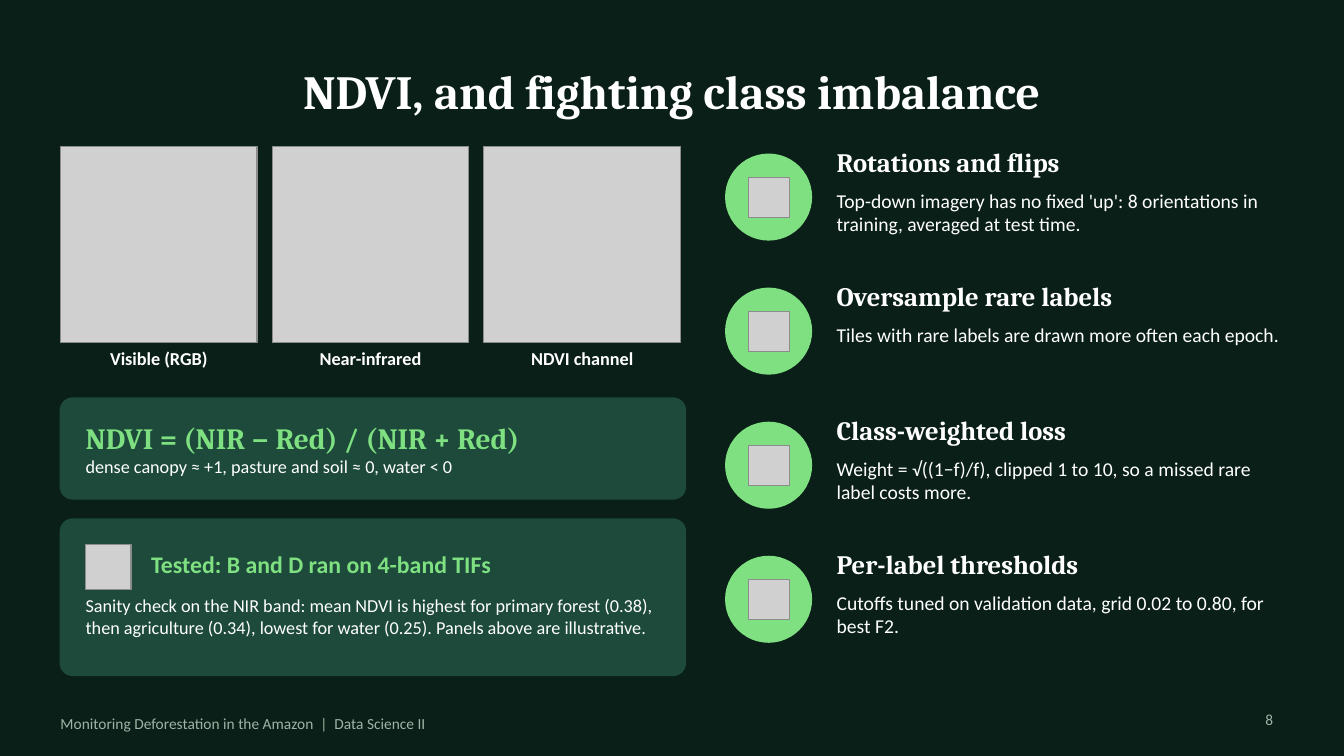
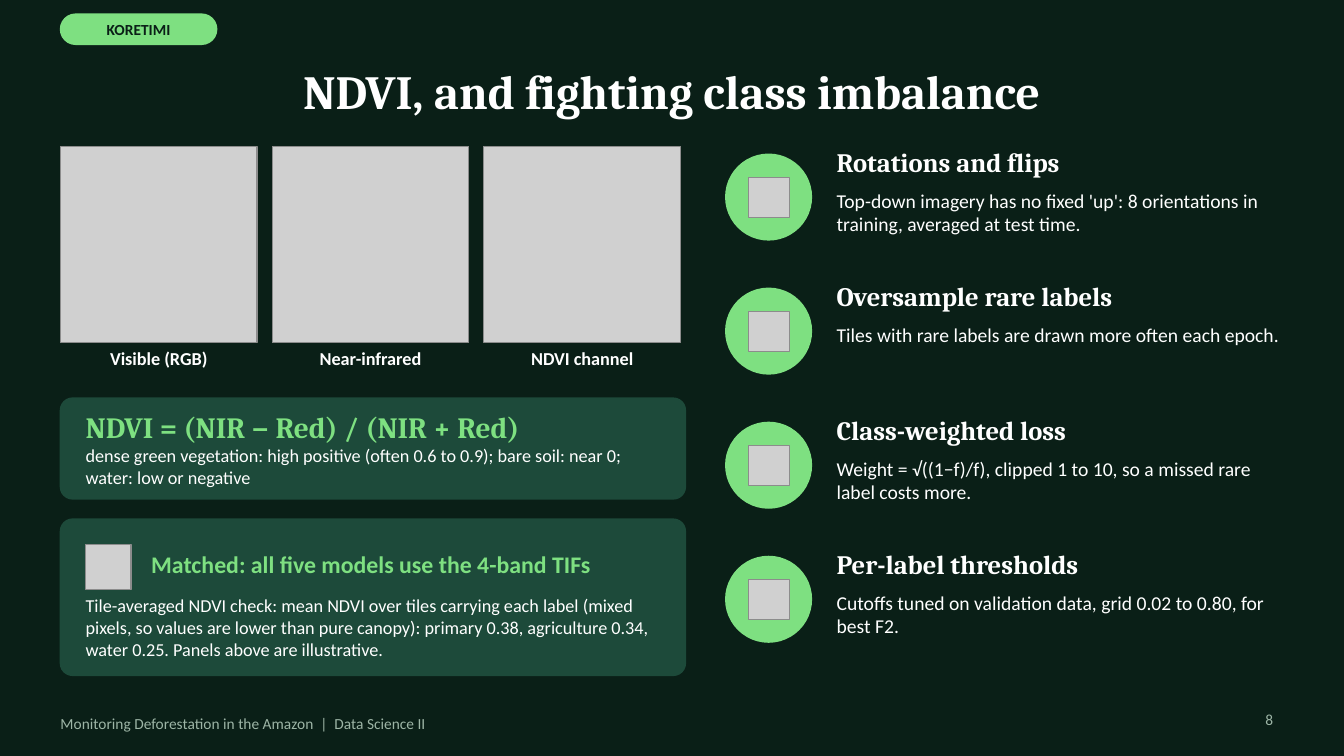
Before and after one commit to MehrabAzan/Amazon-Deforestation, a slide deck: slide 8 of Amazon_Deforestation_DeepLearning.pptx. Drawn at 1344x756 pixels with LibreOffice and Linux fonts; fonts in the diff are those of the drawing; grey boxes stand for pictures. Boxes give left, top, right and bottom in pixels: in the first picture for what was removed or moved away, otherwise in the second. Text is boxed around its words. In the diff, an @@ line names an element or a change of style, - is before the commit and + after.

```diff
--- a/Amazon_Deforestation_DeepLearning.pptx
+++ b/Amazon_Deforestation_DeepLearning.pptx
@@ rounded rectangle added at <box>60,14,217,44</box>, fill #7EE081, outline #7EE081 1 pt @@
@@ text added at <box>107,25,171,35</box>, 11 pt, text #0A1F17, bold @@
+KORETIMI
@@ text at <box>86,449,621,487</box>: text changed @@
-dense canopy ≈ +1, pasture and soil ≈ 0, water < 0
+dense green vegetation: high positive (often 0.6 to 0.9); bare soil: near 0; water: low or negative
@@ text at <box>151,556,590,573</box>: text changed @@
-Tested: B and D ran on 4-band TIFs
+Matched: all five models use the 4-band TIFs
@@ text at <box>86,599,648,656</box>: text changed @@
-Sanity check on the NIR band: mean NDVI is highest for primary forest (0.38), then agriculture (0.34), lowest for water (0.25). Panels above are illustrative.
+Tile-averaged NDVI check: mean NDVI over tiles carrying each label (mixed pixels, so values are lower than pure canopy): primary 0.38, agriculture 0.34, water 0.25. Panels above are illustrative.
```
Also in this commit, not shown: 23 other slides changed, 1 slide added, 1 slide removed.
